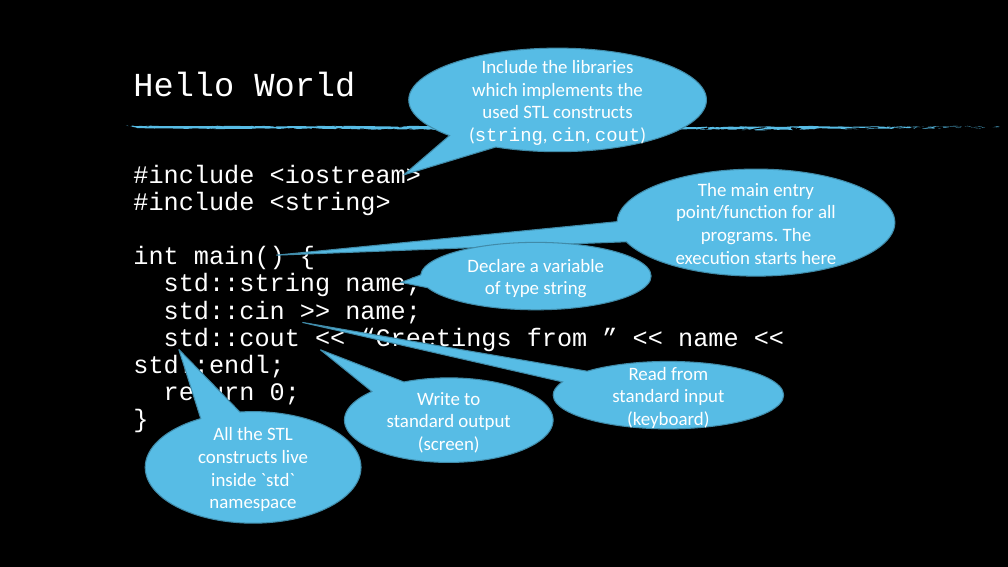
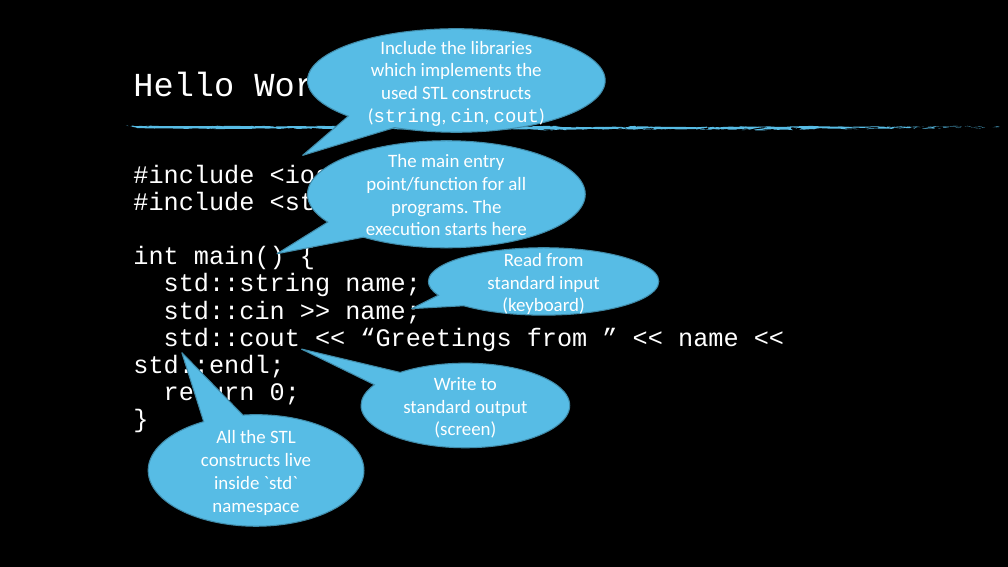
Before and after one commit to fan1x/fan1x.github.io, a slide deck: slide 20 of data/2022-23/cpp/ex02.pptx (slide 21 before the commit). Drawn at 1008x567 pixels with LibreOffice and Linux fonts; fonts in the diff are those of the drawing; background and template pictures are left out. Boxes give left, top, right and bottom in pixels: in the first picture for what was removed or moved away, otherwise in the second. Text is boxed around its words. In the diff, an @@ line names an element or a change of style, - is before the commit and + after.

```diff
--- a/data/2022-23/cpp/ex02.pptx
+++ b/data/2022-23/cpp/ex02.pptx
@@ speech bubble "Include the libraries which implements ...": place and size @@
-speech bubble "Include the libraries which implements ..." at [408,48,706,152]
+speech bubble "Include the libraries which implements ..." at [308,29,606,132]
@@ speech bubble "The main entry point/function for ...": place and size @@
-speech bubble "The main entry point/function for ..." at [617,169,895,277]
+speech bubble "The main entry point/function for ..." at [308,141,585,248]
@@ speech bubble removed at [420,243,651,310] @@
-Declare a variable of type string
@@ proportions changed in 3 elements at [361,363,569,448], [308,141,585,248], [428,248,659,315] @@
@@ speech bubble "Read from standard input (keyboard)": place and size @@
-speech bubble "Read from standard input (keyboard)" at [554,361,784,429]
+speech bubble "Read from standard input (keyboard)" at [428,248,659,315]
@@ speech bubble "Write to standard output (screen)": place and size @@
-speech bubble "Write to standard output (screen)" at [345,378,554,463]
+speech bubble "Write to standard output (screen)" at [361,363,569,448]
```
Also in this commit, not shown: 15 other slides changed, 5 slides added, 9 slides removed.
